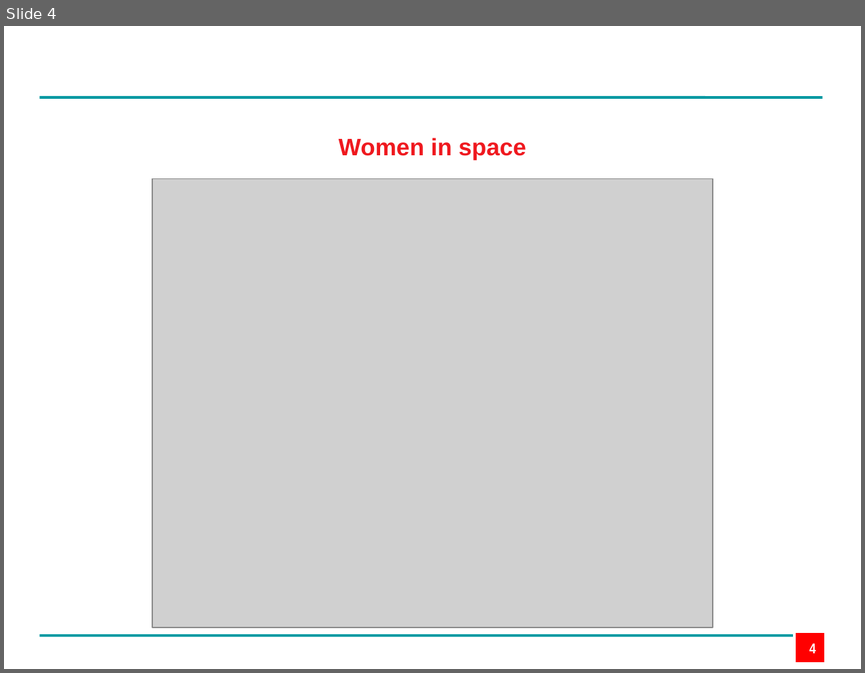
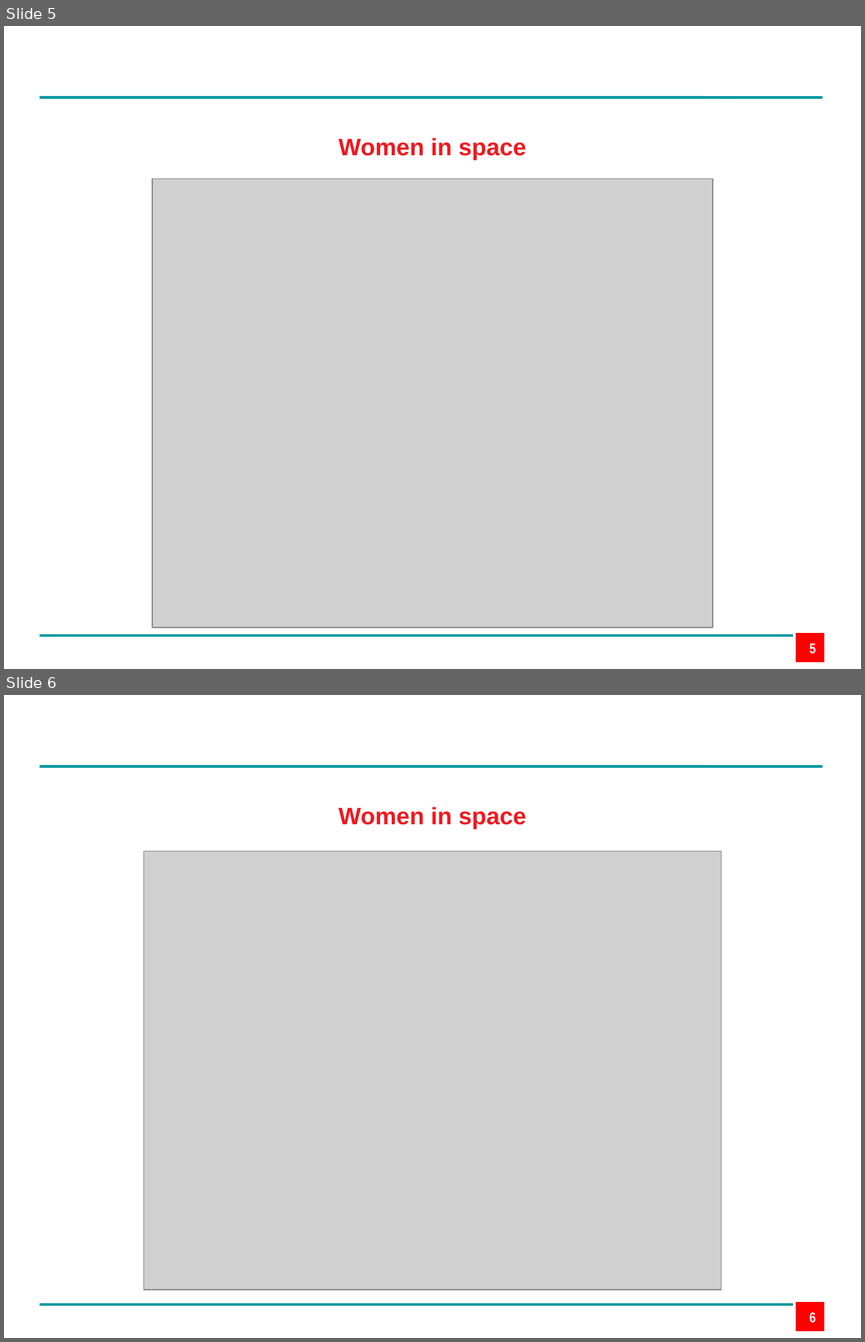
Before and after one commit to lawhitmi/DataVisProject, a slide deck: Ed_DatVis_Group_Project.pptx. Shown one above the other, each under a label of ours: slide 4 before the commit, slides 5 and 6 after it. The pictures are 865x673 and 865x1342 pixels, drawn with LibreOffice and Linux fonts; fonts in the diff are those of the drawing; grey boxes stand for pictures; background and template pictures are left out. Boxes give left, top, right and bottom in pixels: in the first picture for what was removed or moved away, otherwise in the second. Text is boxed around its words. In the diff, an @@ line names an element or a change of style, - is before the commit and + after.

```diff
--- a/Ed_DatVis_Group_Project.pptx
+++ b/Ed_DatVis_Group_Project.pptx
@@ slide 6 added at (4,695,861,1338), background #FFFFFF; not listed: 3 template elements that a slide beside it also shows @@
@@ text added at (339,807,526,829), 20 pt, text #EF181E, bold @@
+Women in space
@@ picture added at (143,851,721,1289) @@
@@ page number added at (809,1312,816,1322), 12 pt, text #FFFFFF, bold @@
+6
@@ what was slide 4 is now slide 5 @@
@@ page number at (809,643,816,654): text changed @@
-4
+5
```
Also in this commit, not shown: 1 other slide added, 1 other file.
